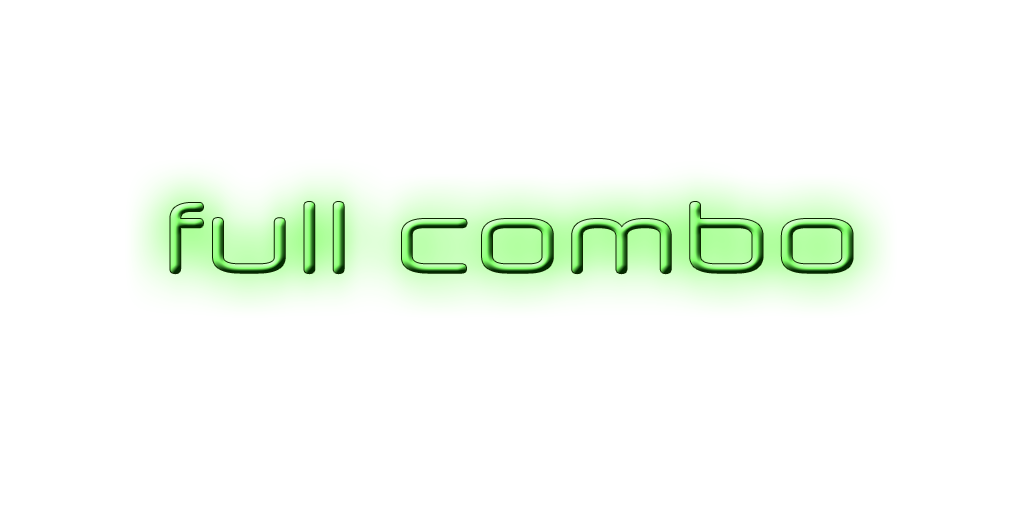
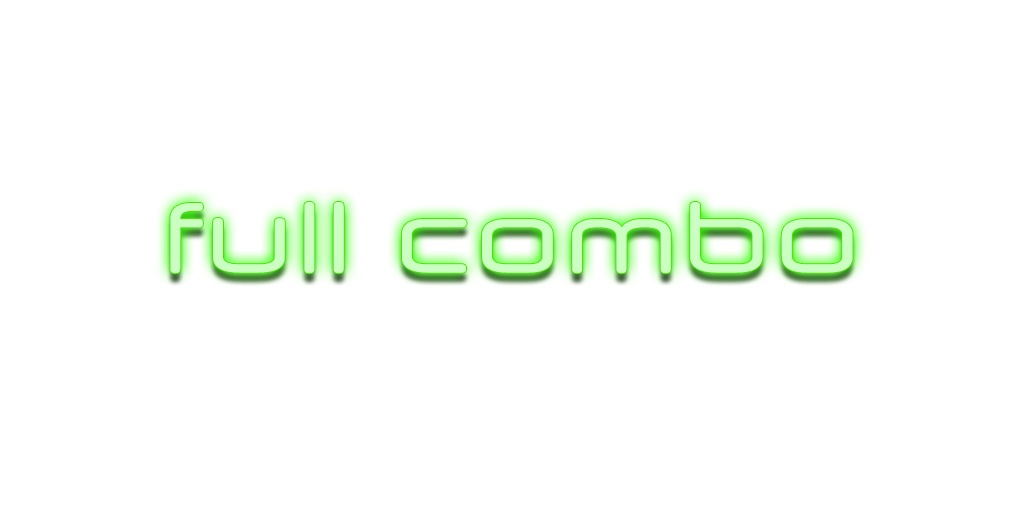
Layer changes from the first 1024x512 image to the second:
pixels changed over [128, 163, 894, 315] (layer not identified)
